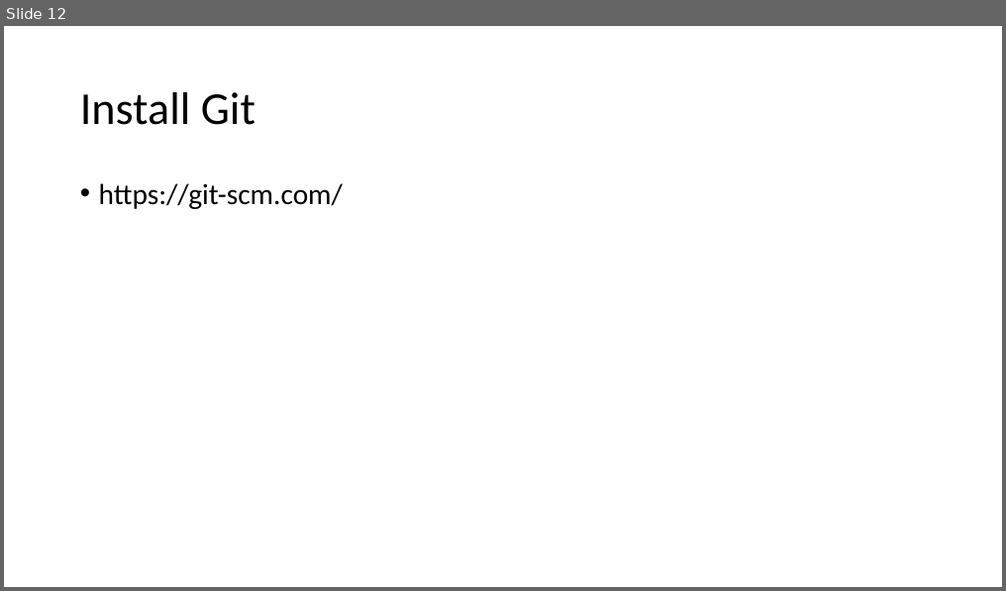
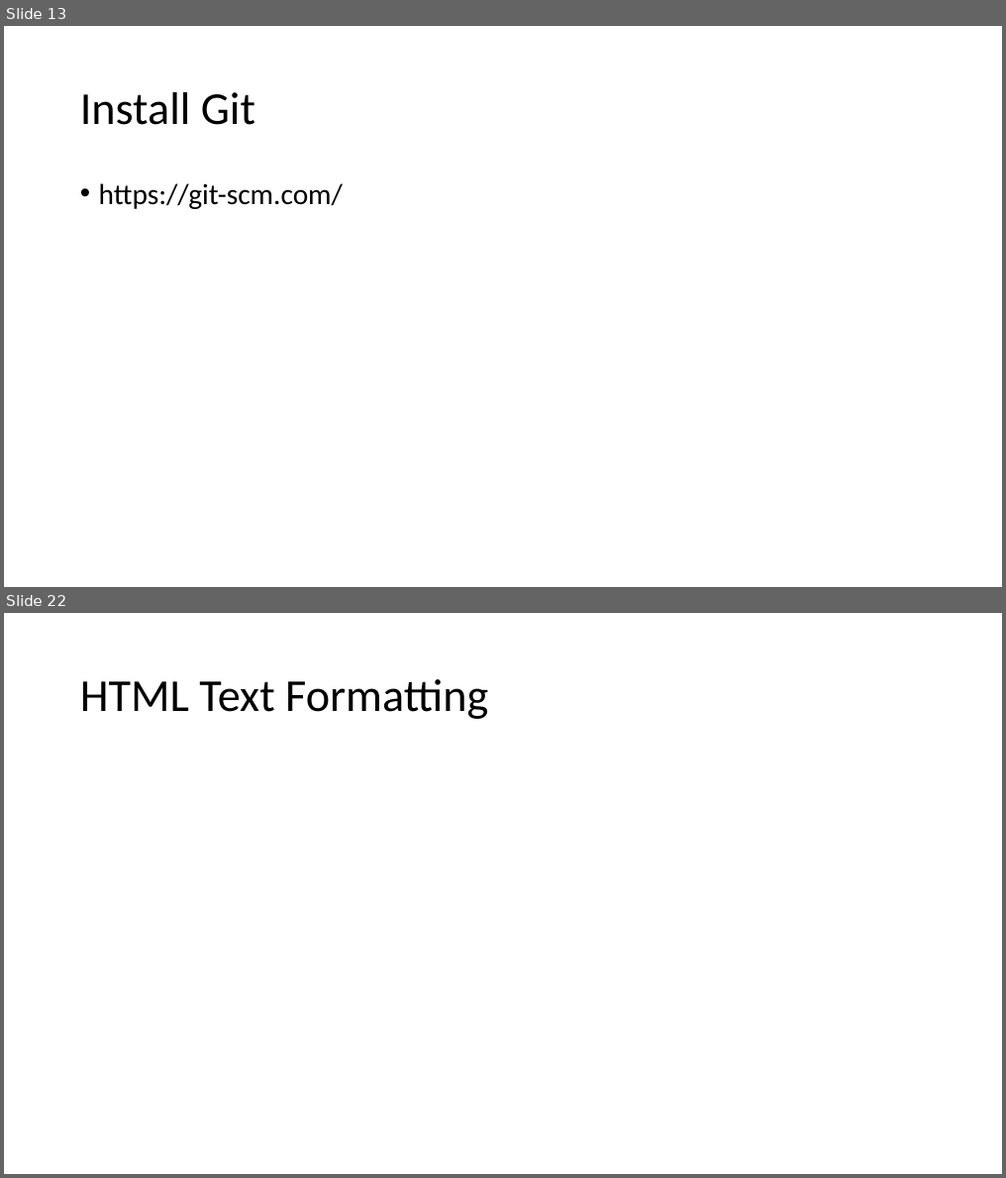
Before and after one commit to PiyushChaturvedii/Batch10, a slide deck: Git and Github.pptx. Shown one above the other, each under a label of ours: slide 12 before the commit, slides 13 and 22 after it; the slides between them are not shown. The pictures are 1006x591 and 1006x1178 pixels, drawn with LibreOffice and Linux fonts; fonts in the diff are those of the drawing. Boxes give left, top, right and bottom in pixels: in the first picture for what was removed or moved away, otherwise in the second. Text is boxed around its words. In the diff, an @@ line names an element or a change of style, - is before the commit and + after.

Commit message:
day2HTML

```diff
--- a/Git and Github.pptx
+++ b/Git and Github.pptx
@@ slide 22 added at (4,613,1002,1174), background #FFFFFF @@
@@ title added at (80,679,488,719), 44 pt, text #000000 @@
+HTML Text Formatting
@@ what was slide 12 is now slide 13 @@
```
Also in this commit, not shown: 10 other slides added, 1 other file.
